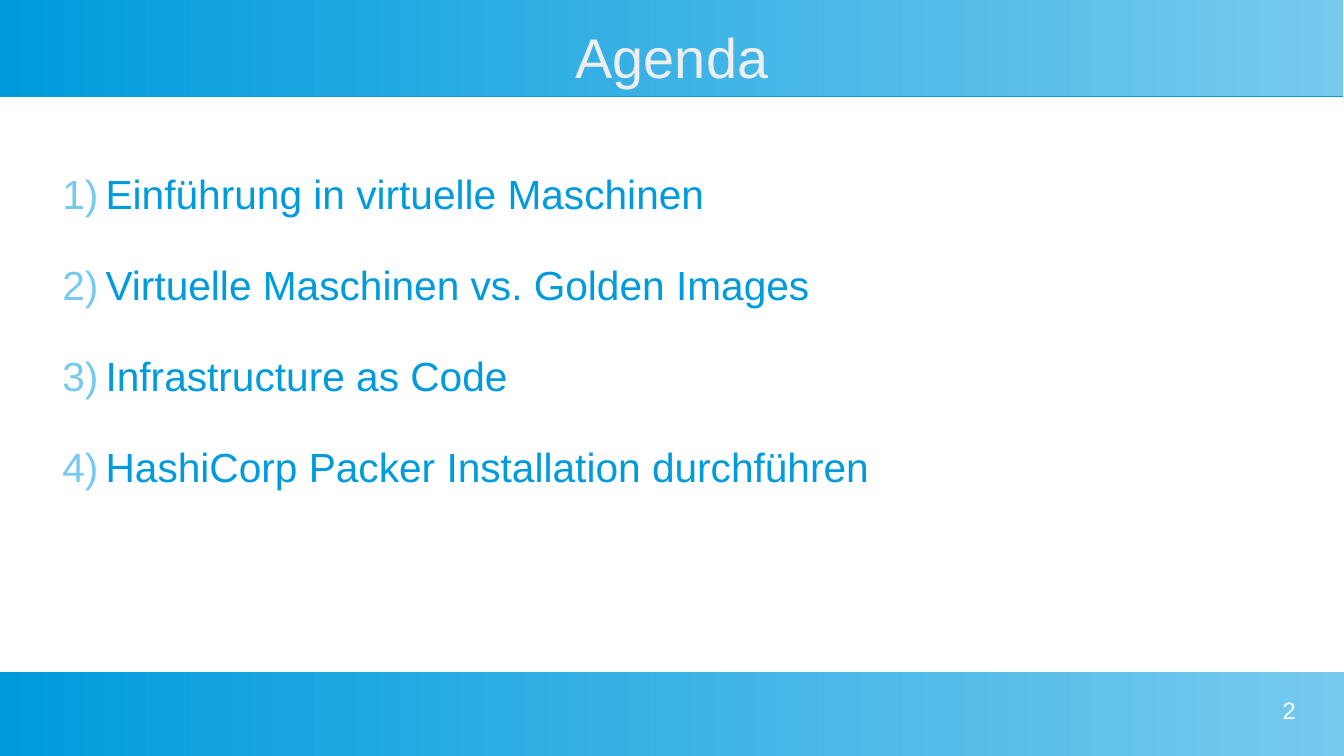
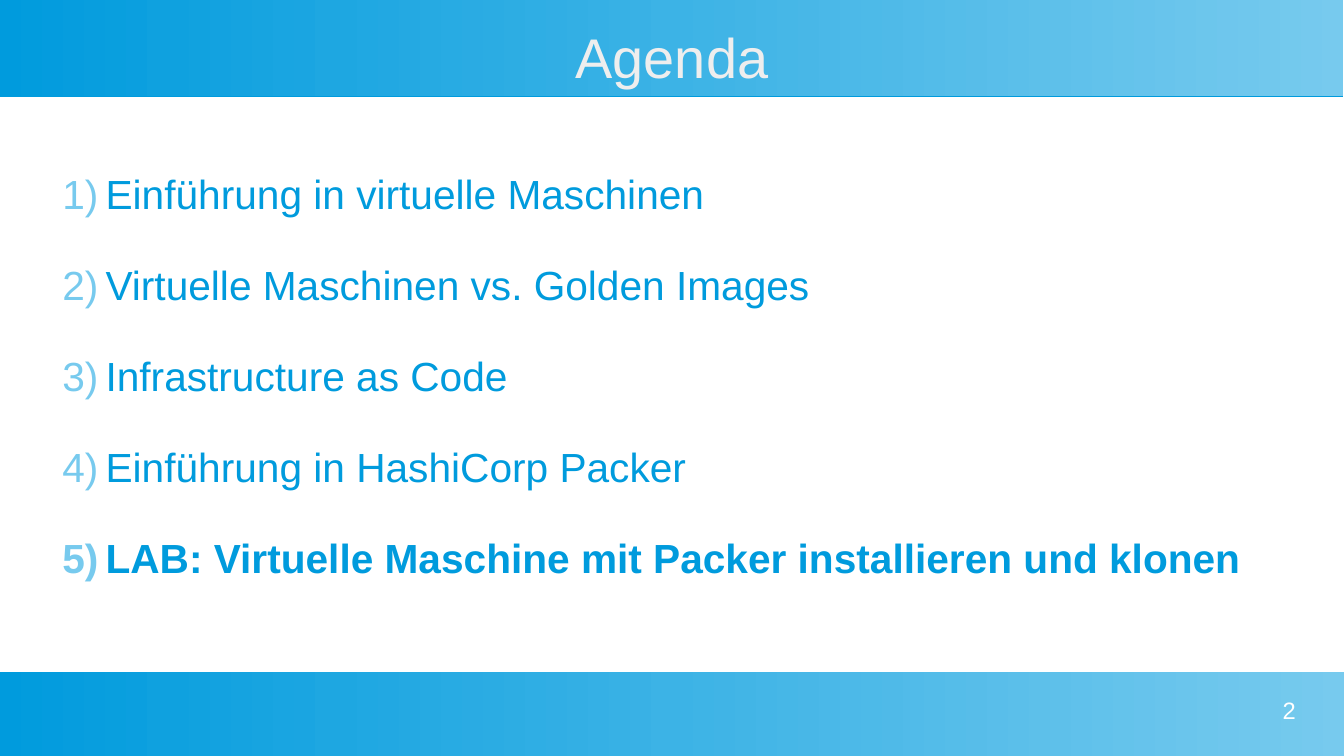
Before and after one commit to NemanjaTomic57/packer-workshop, a slide deck: slide 2 of presentation/day1.odp. Drawn at 1344x756 pixels with LibreOffice and Linux fonts; fonts in the diff are those of the drawing. Boxes give left, top, right and bottom in pixels: in the first picture for what was removed or moved away, otherwise in the second. Text is boxed around its words. In the diff, an @@ line names an element or a change of style, - is before the commit and + after.

```diff
--- a/presentation/day1.odp
+++ b/presentation/day1.odp
@@ text at <box>106,452,1240,574</box>: text changed; bold on @@
-4) HashiCorp Packer Installation durchführen
+4) Einführung in HashiCorp Packer
+5) LAB: Virtuelle Maschine mit Packer installieren und klonen
```
Also in this commit, not shown: 1 other slide changed, 2 slides added, 35 other files.
